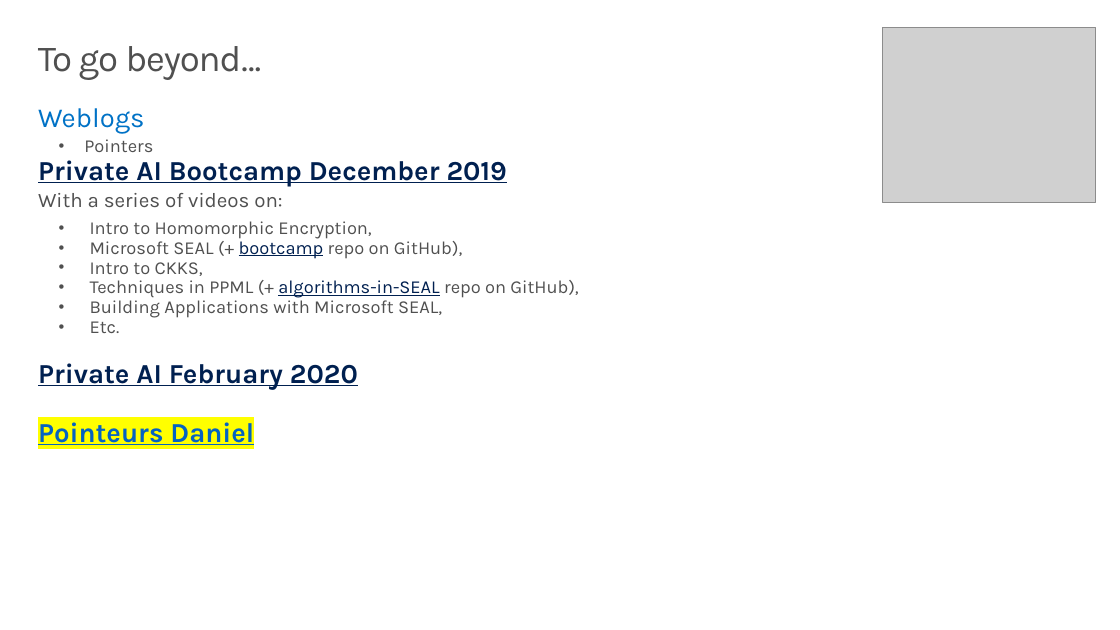
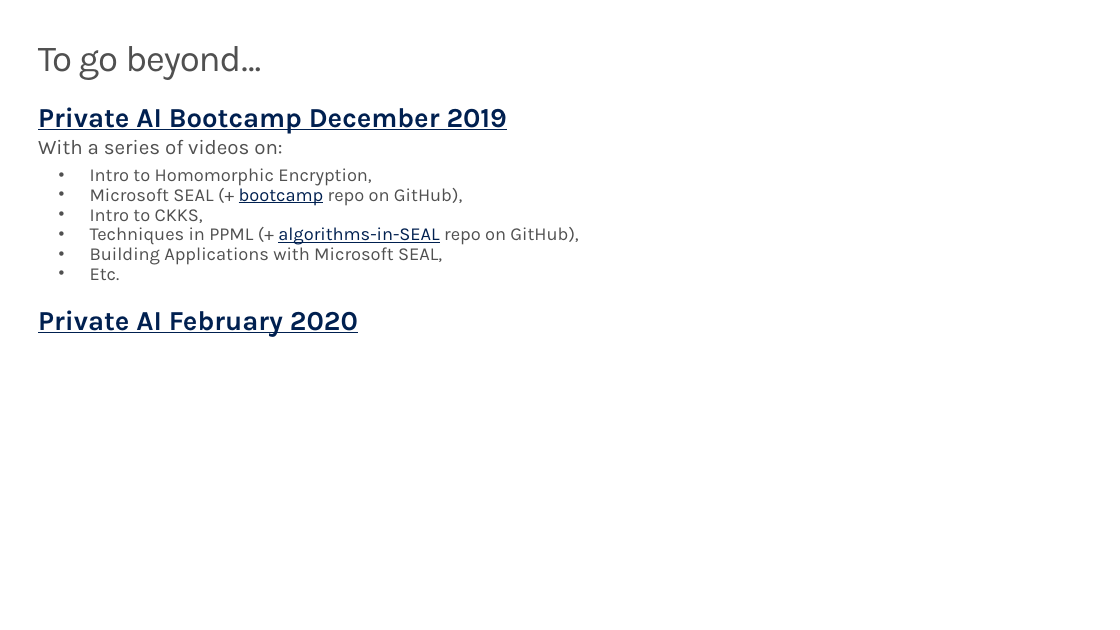
Before and after one commit to microsoft/data-in-use-protection-workshop, a slide deck: slide 26 of decks/Data in use Protection Compass - Homomorphic Encryption.pptx. Drawn at 1120x630 pixels with LibreOffice and Linux fonts; fonts in the diff are those of the drawing; grey boxes stand for pictures. Boxes give left, top, right and bottom in pixels: in the first picture for what was removed or moved away, otherwise in the second. Text is boxed around its words. In the diff, an @@ line names an element or a change of style, - is before the commit and + after.

```diff
--- a/decks/Data in use Protection Compass - Homomorphic Encryption.pptx
+++ b/decks/Data in use Protection Compass - Homomorphic Encryption.pptx
@@ picture removed at <box>883,27,1095,202</box> @@
@@ text at <box>38,108,153,152</box>: paragraphs removed @@
-Weblogs
-    • Pointers
@@ text at <box>38,422,254,445</box>: paragraph removed @@
-  Pointeurs Daniel
```
Also in this commit, not shown: 6 other slides changed, 1 slide added, 15 other files.
